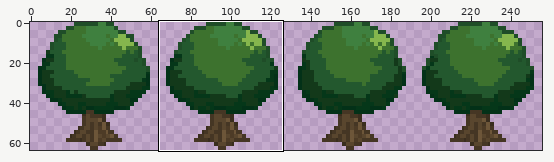
Sprite sheet: res/images/world/decor/trees/tree01.png. Above: a wide view before the commit, with the close-up outlined.
Close-up. The starting point:
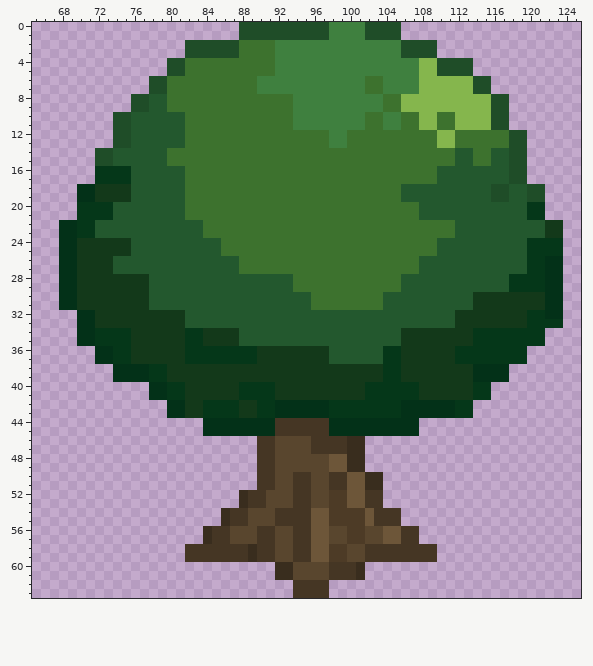
The file is 256x64 pixels. Colours within 5 levels of each other are drawn and written as one. Shown: x 65..125, y 0..63. The commit also changed other parts of the picture, which this record leaves out.
And afterwards:
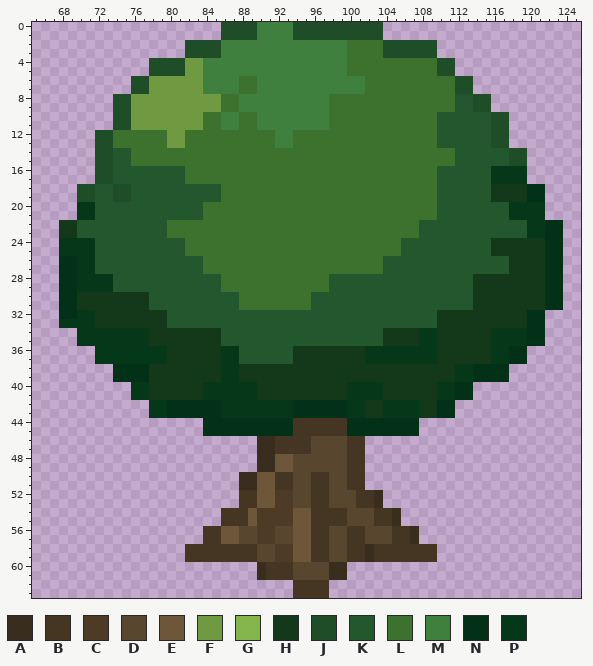
Palette (. is transparent): A #392d1e  B #453624  C #4d3b26  D #59462e  E #6d5639  F #709a41  G #85b64d  H #13391a  J #1f4d28  K #23582e  L #3d722e  M #3f803f  N #033118  P #053719
Diff:
Changed rows in their new state; - is an unchanged pixel.
first column x 68:
 0 ------------------JJ--MMMM----JJJJ--..------------------
 1 ------------------JJ--MMMM----JJJJ--..------------------
 2 ------------------MMMMMM--------LLLLJJ------------------
 3 ------------------MMMMMM--------LLLLJJ------------------
 4 ----------JJ--FFMMMMMMMM--------LLLLLLLLLL--..----------
 5 ----------JJ--FFMMMMMMMM--------LLLLLLLLLL--..----------
 6 --------JJFFFFFFMMMM----------------LLLLLLLLJJ..--------
 7 --------JJFFFFFFMMMM----------------LLLLLLLLJJ..--------
 8 ------JJFFFFFFFFFF--MMMMMM----LLLLLL--LLLLLLKKJJ..------
 9 ------JJFFFFFFFFFF--MMMMMM----LLLLLL--LLLLLLKKJJ..------
10 --------FFFFFFFF--MM--MMMM----LLLL--LL--LLKKKKKK--------
11 --------FFFFFFFF--MM--MMMM----LLLL--LL--LLKKKKKK--------
12 ----JJLLLLLLFF----------MM----LL----------KKKKKKJJ..----
13 ----JJLLLLLLFF----------MM----LL----------KKKKKKJJ..----
14 --------LLLL----------------------------------KK--------
15 --------LLLL----------------------------------KK--------
16 ----JJKK----------------------------------------PPPP----
17 ----JJKK----------------------------------------PPPP----
18 --JJKKJJ------KKKK--------------------LLLL------HHHHNN--
19 --JJKKJJ------KKKK--------------------LLLL------HHHHNN--
20 ----KK--------KK------------------------LL--------PP----
21 ----KK--------KK------------------------LL--------PP----
22 HHKK--------LLLL------------------------KKKK--------PPNN
23 HHKK--------LLLL------------------------KKKK--------PPNN
24 PPPPKKKK------LLLL--------------------KKKK------HHHHHHNN
25 PPPPKKKK------LLLL--------------------KKKK------HHHHHHNN
26 --PPKK----------LLLL----------------KKKK----------HHHH--
27 --PPKK----------LLLL----------------KKKK----------HHHH--
28 --PPPPKKKK--------LLLLLLLL----KKKKKKKK--------HHHHHHHH--
29 --PPPPKKKK--------LLLLLLLL----KKKKKKKK--------HHHHHHHH--
30 --------------------LLLLLLLLKKKKKKKK--------------------
31 --------------------LLLLLLLLKKKKKKKK--------------------
32 NNPP--------KK----------------------------HH--------NN..
33 PPPP--------KK----------------------------HH--------NN..
34 --PP----PP----HH--KK----------------HH--PP----HH----NN--
35 --PP----PP----HH--KK----------------HH--PP----HH----NN--
36 ----PP--PPPP--HHHH--KKKKKK----HHHHPP--PPPP--HHHH--NN----
37 ----PP--PPPP--HHHH--KKKKKK----HHHHPP--PPPP--HHHH--NN----
38 ----------HH------PP----------------HH------PP----------
39 ----------HH------PP----------------HH------PP----------
40 --------PPHHHH--PPPP--HH--------PP--HHHH--PPNN..--------
41 --------PPHHHH--PPPP--HH--------PP--HHHH--PPNN..--------
42 ----------PP--NNNN--PP--PP----NN--HH--PPHH--..----------
43 ----------PP--NNNN--PP--PP----NN--HH--PPHH--..----------
44 ------------------------NN----BB------------------------
45 ------------------------NN----BB------------------------
46 ----------------------AABBBBDDDDBB----------------------
47 ----------------------AABBBBDDDDBB----------------------
48 ----------------------AAEE----DDBB----------------------
49 ----------------------AAEE----DDBB----------------------
50 --------------------AAEEBBDDBBDDBB..--------------------
51 --------------------AAEEBBDDBBDDBB..--------------------
52 --------------------B-EECCDDBBDDDB-A--------------------
53 --------------------B-EECCDDBBDDDB-A--------------------
54 ------------------B--ECCCCEEBBBBDDD--A------------------
55 ------------------B--ECCCCEEBBBBDDD--A------------------
56 ----------------B-EE--CC--EEBB--BB--DB-A----------------
57 ----------------B-EE--CC--EEBB--BB--DB-A----------------
58 ---------------------BDDCCEEBBDDBBA---------------------
59 ---------------------BDDCCEEBBDDBBA---------------------
60 ----------------------ABBB----AA..----------------------
61 ----------------------ABBB----AA..----------------------
Where, in picture pixels (left, top, right, bottom), the same in both close-ups:
changed: (59, 22, 563, 580)
